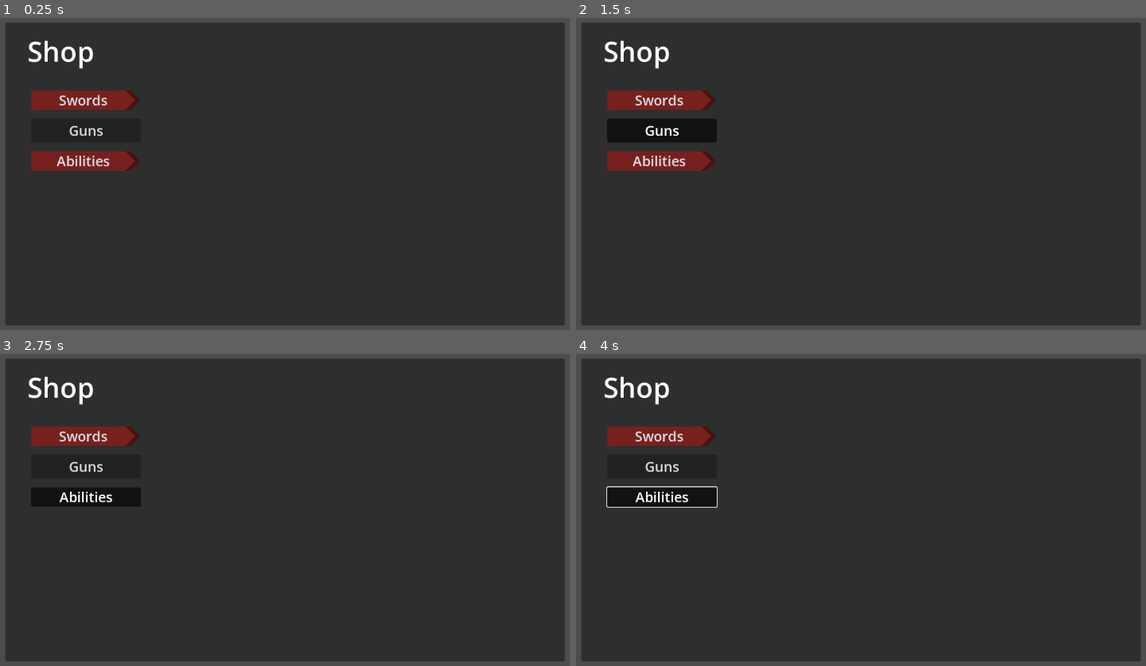
Above: before the commit, frames 1-4 (two rows, left to right).
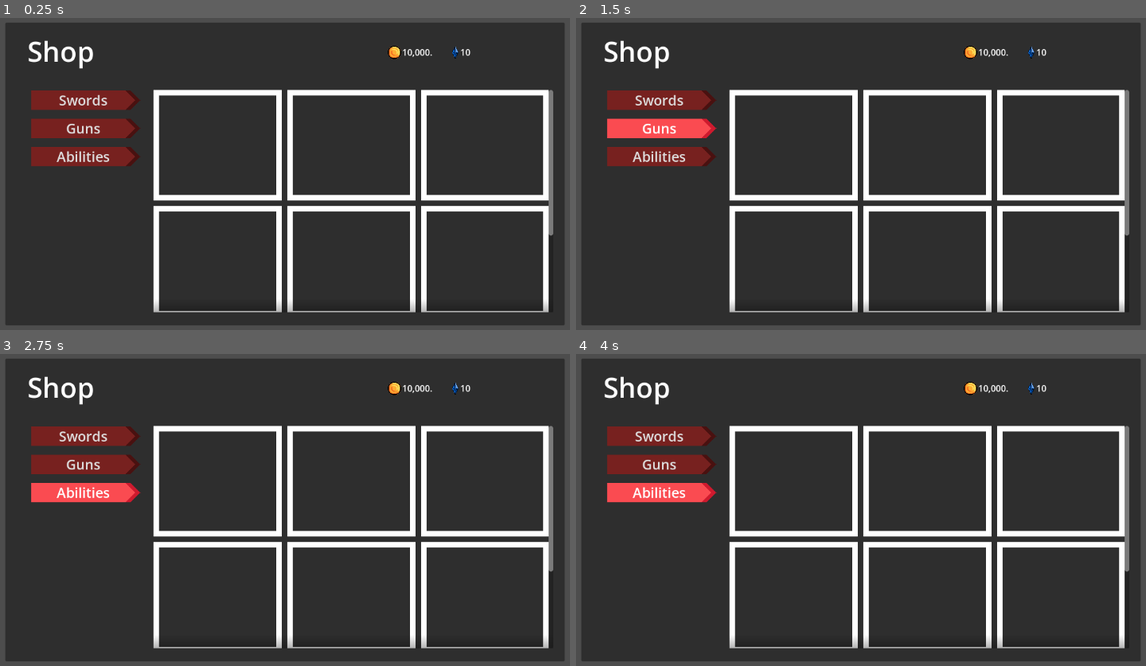
Above: after the commit, the same moments.

Repository: shafayatb/basic-2d-top-down-example
Game: Godot game, scene res://ui/shop/shop_menu.tscn
Two runs of this game, one before a commit and one after it. Both use one fixed random seed, a clock stepped at 60 frames per second and the inputs below. The project has no main scene, so this scene is started directly.
Inputs (mouse positions are in pixels of both pictures, inside the frame that each line leads up to):
- Up to frame 1 (0.25 s): no input
- Up to frame 2 (1.5 s): click "Swords" at 0.5 s; click "Guns" at 1.25 s
- Up to frame 3 (2.75 s): click "Abilities" at 2 s
- Up to frame 4 (4 s): tap Enter at 2.75 s; move the mouse to (1003, 491) at 2.77 s; hold D (Right) 2.78-3.53 s; click (1003, 491) at 2.85 s; tap Space at 3.5 s; move the mouse to (735, 528) at 3.52 s; hold Down (Down) from 3.53 s (still down); tap Ctrl (Dash) at 3.6 s

The runs differ from the first frame. In frame 1, 11% of the frame differs, in the area x 5-98%, y 8-95%; in frame 2, 11%; in frame 3, 11%; in frame 4, 11%.

Commit message:
15a. Grid layout and coin and gem layouts

Diff:
--- a/project.godot
+++ b/project.godot
@@ -89,6 +89,10 @@
 ]
 }
 
+[input_devices]
+
+pointing/emulate_touch_from_mouse=true
+
 [layer_names]
 
 2d_physics/layer_1="World"
--- /dev/null
+++ b/ui/buttons/shop_button_theme.tres
@@ -0,0 +1,34 @@
+[gd_resource type="Theme" format=3 uid="uid://bmx003aw8m5l"]
+
+[sub_resource type="StyleBoxEmpty" id="StyleBoxEmpty_xe1i8"]
+
+[sub_resource type="StyleBoxFlat" id="StyleBoxFlat_wy7hk"]
+bg_color = Color(0.89277744, 0.00013091564, 0.2773573, 1)
+border_width_right = 10
+border_color = Color(0.7294252, 0, 0.22056583, 1)
+corner_radius_top_right = 30
+corner_radius_bottom_right = 30
+corner_detail = 1
+
+[sub_resource type="StyleBoxFlat" id="StyleBoxFlat_dqfvq"]
+bg_color = Color(0.4678132, 0.13133281, 0.123137854, 1)
+border_width_right = 10
+border_color = Color(0.28691307, 0.06543534, 0.061752655, 1)
+corner_radius_top_right = 30
+corner_radius_bottom_right = 30
+corner_detail = 1
+
+[sub_resource type="StyleBoxFlat" id="StyleBoxFlat_t376w"]
+bg_color = Color(0.9802007, 0.29557794, 0.31652415, 1)
+border_width_right = 10
+border_color = Color(0.80669695, 0.100879215, 0.18132561, 1)
+corner_radius_top_right = 30
+corner_radius_bottom_right = 30
+corner_detail = 1
+
+[resource]
+Button/styles/disabled = null
+Button/styles/focus = SubResource("StyleBoxEmpty_xe1i8")
+Button/styles/hover = SubResource("StyleBoxFlat_wy7hk")
+Button/styles/normal = SubResource("StyleBoxFlat_dqfvq")
+Button/styles/pressed = SubResource("StyleBoxFlat_t376w")
--- a/ui/shop/shop_menu.tscn
+++ b/ui/shop/shop_menu.tscn
@@ -1,4 +1,8 @@
 [gd_scene format=3 uid="uid://dpjjmxk6gmdqc"]
+
+[ext_resource type="Theme" uid="uid://bmx003aw8m5l" path="res://ui/buttons/shop_button_theme.tres" id="1_t376w"]
+[ext_resource type="Texture2D" uid="uid://cdiv2gtsjqwgh" path="res://assets/ui/coin.png" id="2_i7so1"]
+[ext_resource type="Texture2D" uid="uid://bxdpgkphe8s5f" path="res://assets/ui/gem.png" id="3_6cl0q"]
 
 [sub_resource type="StyleBoxFlat" id="StyleBoxFlat_dqfvq"]
 bg_color = Color(0.4678132, 0.13133281, 0.123137854, 1)
@@ -8,26 +12,31 @@
 corner_radius_bottom_right = 30
 corner_detail = 1
 
-[sub_resource type="Theme" id="Theme_dqfvq"]
-Button/styles/disabled = null
-Button/styles/focus = null
-Button/styles/hover = null
-Button/styles/normal = SubResource("StyleBoxFlat_dqfvq")
-Button/styles/pressed = null
-
 [sub_resource type="StyleBoxFlat" id="StyleBoxFlat_t376w"]
-bg_color = Color(0.6761302, 0, 0.20137355, 1)
+bg_color = Color(0.9802007, 0.29557794, 0.31652415, 1)
+border_width_right = 10
+border_color = Color(0.80669695, 0.100879215, 0.18132561, 1)
 corner_radius_top_right = 30
 corner_radius_bottom_right = 30
 corner_detail = 1
 
 [sub_resource type="StyleBoxFlat" id="StyleBoxFlat_wy7hk"]
 bg_color = Color(0.89277744, 0.00013091564, 0.2773573, 1)
+border_width_right = 10
+border_color = Color(0.7294252, 0, 0.22056583, 1)
 corner_radius_top_right = 30
 corner_radius_bottom_right = 30
 corner_detail = 1
 
 [sub_resource type="ButtonGroup" id="ButtonGroup_dqfvq"]
+
+[sub_resource type="StyleBoxFlat" id="StyleBoxFlat_i7so1"]
+bg_color = Color(0.6, 0.6, 0.6, 0)
+border_width_left = 10
+border_width_top = 10
+border_width_right = 10
+border_width_bottom = 10
+border_color = Color(1, 1, 1, 1)
 
 [node name="ShopMenu" type="Control" unique_id=1803758443]
 layout_mode = 3
@@ -77,7 +86,7 @@
 
 [node name="SwordsButon" type="Button" parent="MarginContainer/Panel/VBoxContainer" unique_id=1557949032]
 layout_mode = 2
-theme = SubResource("Theme_dqfvq")
+theme = ExtResource("1_t376w")
 theme_override_font_sizes/font_size = 25
 theme_override_styles/normal = SubResource("StyleBoxFlat_dqfvq")
 theme_override_styles/pressed = SubResource("StyleBoxFlat_t376w")
@@ -88,6 +97,7 @@
 
 [node name="GunsButton" type="Button" parent="MarginContainer/Panel/VBoxContainer" unique_id=147957447]
 layout_mode = 2
+theme = ExtResource("1_t376w")
 theme_override_font_sizes/font_size = 25
 toggle_mode = true
 button_group = SubResource("ButtonGroup_dqfvq")
@@ -95,8 +105,117 @@
 
 [node name="AbilitiesButton" type="Button" parent="MarginContainer/Panel/VBoxContainer" unique_id=1332969248]
 layout_mode = 2
+theme = ExtResource("1_t376w")
 theme_override_font_sizes/font_size = 25
-theme_override_styles/normal = SubResource("StyleBoxFlat_dqfvq")
 toggle_mode = true
 button_group = SubResource("ButtonGroup_dqfvq")
 text = "Abilities"
+
+[node name="ScrollContainer" type="ScrollContainer" parent="MarginContainer/Panel" unique_id=587903198]
+layout_mode = 1
+anchors_preset = 15
+anchor_right = 1.0
+anchor_bottom = 1.0
+offset_left = 268.0
+offset_top = 122.0
+offset_right = -21.0
+offset_bottom = -24.0
+grow_horizontal = 2
+grow_vertical = 2
+scroll_hint_mode = 1
+
+[node name="GridContainer" type="GridContainer" parent="MarginContainer/Panel/ScrollContainer" unique_id=1117118418]
+clip_contents = true
+layout_mode = 2
+size_flags_horizontal = 3
+theme_override_constants/h_separation = 10
+theme_override_constants/v_separation = 10
+columns = 3
+
+[node name="ItemPanel" type="Panel" parent="MarginContainer/Panel/ScrollContainer/GridContainer" unique_id=1812932364]
+custom_minimum_size = Vector2(200, 200)
+layout_mode = 2
+size_flags_horizontal = 3
+theme_override_styles/panel = SubResource("StyleBoxFlat_i7so1")
+
+[node name="ItemPanel2" type="Panel" parent="MarginContainer/Panel/ScrollContainer/GridContainer" unique_id=806594018]
+custom_minimum_size = Vector2(200, 200)
+layout_mode = 2
+size_flags_horizontal = 3
+size_flags_vertical = 3
+theme_override_styles/panel = SubResource("StyleBoxFlat_i7so1")
+
+[node name="ItemPanel3" type="Panel" parent="MarginContainer/Panel/ScrollContainer/GridContainer" unique_id=1216566430]
+custom_minimum_size = Vector2(200, 200)
+layout_mode = 2
+size_flags_horizontal = 3
+size_flags_vertical = 3
+theme_override_styles/panel = SubResource("StyleBoxFlat_i7so1")
+
+[node name="ItemPanel4" type="Panel" parent="MarginContainer/Panel/ScrollContainer/GridContainer" unique_id=410221959]
+custom_minimum_size = Vector2(200, 200)
+layout_mode = 2
+size_flags_horizontal = 3
+size_flags_vertical = 3
+theme_override_styles/panel = SubResource("StyleBoxFlat_i7so1")
+
+[node name="ItemPanel5" type="Panel" parent="MarginContainer/Panel/ScrollContainer/GridContainer" unique_id=857495831]
+custom_minimum_size = Vector2(200, 200)
+layout_mode = 2
+size_flags_horizontal = 3
+size_flags_vertical = 3
+theme_override_styles/panel = SubResource("StyleBoxFlat_i7so1")
+
+[node name="ItemPanel6" type="Panel" parent="MarginContainer/Panel/ScrollContainer/GridContainer" unique_id=308795867]
+custom_minimum_size = Vector2(200, 200)
+layout_mode = 2
+size_flags_horizontal = 3
+size_flags_vertical = 3
+theme_override_styles/panel = SubResource("StyleBoxFlat_i7so1")
+
+[node name="ItemPanel7" type="Panel" parent="MarginContainer/Panel/ScrollContainer/GridContainer" unique_id=1485506423]
+custom_minimum_size = Vector2(200, 200)
+layout_mode = 2
+size_flags_horizontal = 3
+size_flags_vertical = 3
+theme_override_styles/panel = SubResource("StyleBoxFlat_i7so1")
+
+[node name="ItemPanel8" type="Panel" parent="MarginContainer/Panel/ScrollContainer/GridContainer" unique_id=367424604]
+custom_minimum_size = Vector2(200, 200)
+layout_mode = 2
+size_flags_horizontal = 3
+size_flags_vertical = 3
+theme_override_styles/panel = SubResource("StyleBoxFlat_i7so1")
+
+[node name="ItemPanel9" type="Panel" parent="MarginContainer/Panel/ScrollContainer/GridContainer" unique_id=1799466581]
+custom_minimum_size = Vector2(200, 200)
+layout_mode = 2
+size_flags_horizontal = 3
+size_flags_vertical = 3
+theme_override_styles/panel = SubResource("StyleBoxFlat_i7so1")
+
+[node name="Coin" type="Sprite2D" parent="MarginContainer/Panel" unique_id=609804581]
+position = Vector2(704, 54)
+scale = Vector2(0.12000015, 0.12000015)
+texture = ExtResource("2_i7so1")
+
+[node name="CoinAmount" type="Label" parent="MarginContainer/Panel" unique_id=1920263080]
+layout_mode = 0
+offset_left = 718.0
+offset_top = 42.0
+offset_right = 782.0
+offset_bottom = 65.0
+text = "10,000."
+
+[node name="Gem" type="Sprite2D" parent="MarginContainer/Panel" unique_id=1761913688]
+position = Vector2(813.99994, 53.999996)
+scale = Vector2(0.025027923, 0.025027925)
+texture = ExtResource("3_6cl0q")
+
+[node name="GemLabel" type="Label" parent="MarginContainer/Panel" unique_id=940852369]
+layout_mode = 0
+offset_left = 823.0
+offset_top = 42.0
+offset_right = 863.0
+offset_bottom = 65.0
+text = "10"
Binary file added: assets/ui/coin.png
Not shown, added: assets/ui/coin.png.import
Binary file added: assets/ui/gem.png
Not shown, added: assets/ui/gem.png.import
